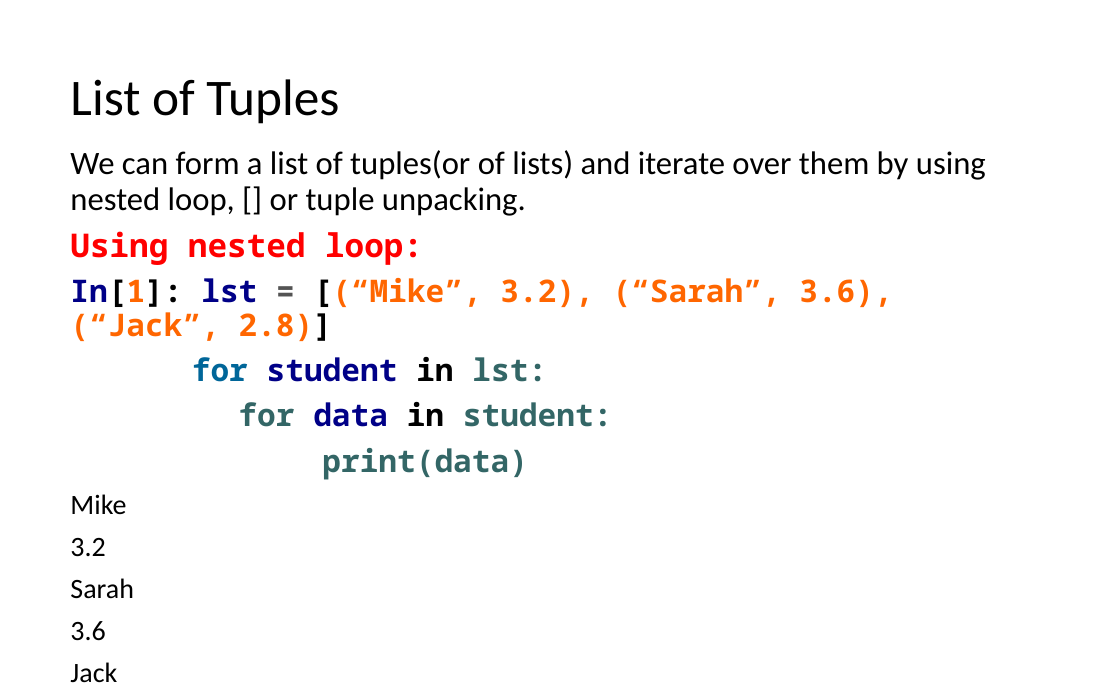
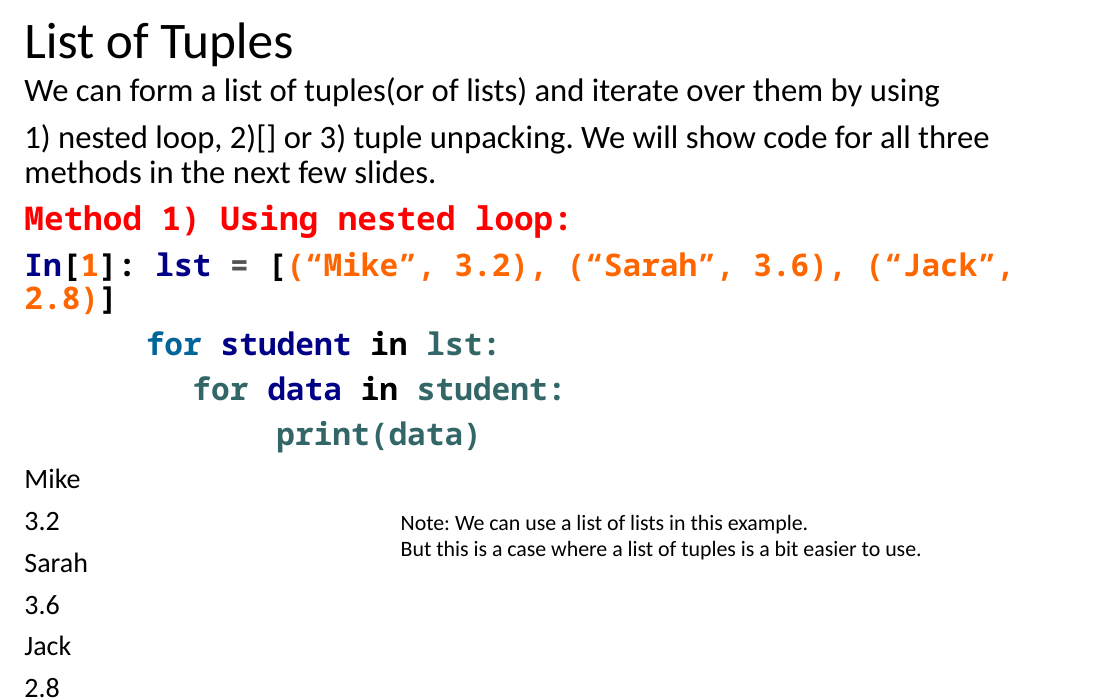
Before and after one commit to LongBaoNguyen/longbaonguyen.github.io, a slide deck: slide 9 of courses/apcsp/lect9.pptx. Drawn at 1120x700 pixels with LibreOffice and Linux fonts; fonts in the diff are those of the drawing. Boxes give left, top, right and bottom in pixels: in the first picture for what was removed or moved away, otherwise in the second. Text is boxed around its words. In the diff, an @@ line names an element or a change of style, - is before the commit and + after.

```diff
--- a/courses/apcsp/lect9.pptx
+++ b/courses/apcsp/lect9.pptx
@@ title "List of Tuples": place and size @@
-title "List of Tuples" at bbox=[70, 79, 339, 124]
+title "List of Tuples" at bbox=[24, 22, 293, 67]
@@ text "We can form a list ...": place and size @@
-text "We can form a list ..." at bbox=[70, 150, 986, 683]
+text "We can form a list ..." at bbox=[24, 77, 1014, 698]
@@ text at bbox=[24, 77, 990, 238]: text changed @@
-We can form a list of tuples(or of lists) and iterate over them by using nested loop, [] or tuple unpacking.
-Using nested loop:
+We can form a list of tuples(or of lists) and iterate over them by using
+1) nested loop, 2)[] or 3) tuple unpacking. We will show code for all three methods in the next few slides.
+Method 1) Using nested loop:
@@ text added at bbox=[401, 514, 921, 560], 14 pt, text #000000 @@
+Note: We can use a list of lists in this example.
+But this is a case where a list of tuples is a bit easier to use.
```
Also in this commit, not shown: 22 other slides changed, 2 slides removed, 5 other files.
